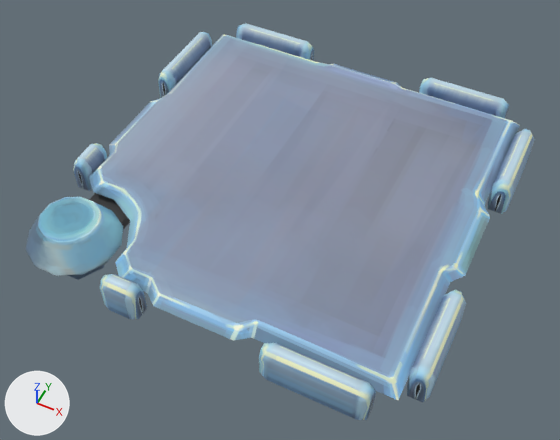
The FBX model Binary Juggle/Assets/KMAssets/Models/Components/Component_PuzzleBackground.fbx: old version first, new version second.
Camera for both pictures: a 50 mm lens placed at (1.16, -2.44, 2.82), pointed at (0.02, -0.16, -0.03). The lights are fixed; the arrows at lower left show +X, +Y and +Z. Where no turn or scale is listed for an object, it has been applied to the vertices.

The older version as bpy lines, for what is in view:
```python
me_mesh = bpy.data.meshes.new('Mesh')
me_mesh.from_pydata(...)  # 333 vertices, 269 faces; spans x -1.0..1.0, y -1.0..1.0, z -0.09..0.2
me_mesh.materials.append(mat_component_puzzleback_mat)  # picture img_component_puzzlebackground_psd
ob_component_puzzlebackground = bpy.data.objects.new('Component_PuzzleBackground', me_mesh)
ob_component_puzzlebackground.location = (0.0, 0.0, 0.0)
```
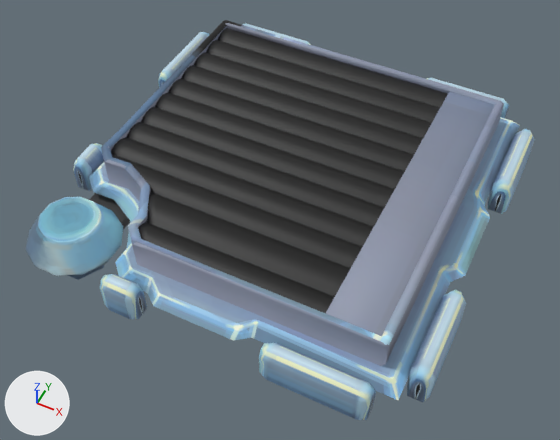
Changed parts and their boxes [x1, y1, x2, y2] in the pictures (560 x 440 px):
'Curtain', added: after [111, 28, 448, 313]
'Box', added: after [101, 20, 504, 366]
'Component_PuzzleBackground', unchanged, covered by the edit: [25, 23, 535, 420] in both

The change, as a diff of the scene's bpy script:
```diff
--- a/Binary Juggle/Assets/KMAssets/Models/Components/Component_PuzzleBackground.fbx.py
+++ b/Binary Juggle/Assets/KMAssets/Models/Components/Component_PuzzleBackground.fbx.py
@@ me_mesh_002 @@
+me_mesh_002.from_pydata(...)  # 255 vertices, 261 faces; spans x -0.83..0.8, y -0.82..0.8, z 0.14..0.3
+me_mesh_002.materials.append(mat_component_puzzleback_mat)  # picture img_component_puzzlebackground_psd
@@ me_mesh_001 @@
+me_mesh_001.from_pydata(...)  # 2728 vertices, 2726 faces; spans x -0.8..0.78, y -0.79..0.78, z 0.25..0.28
+me_mesh_001.materials.append(mat_component_puzzleback_mat)  # picture img_component_puzzlebackground_psd
@@ ob_box @@
+ob_box = bpy.data.objects.new('Box', me_mesh_002)
+ob_box.location = (0.0, 0.0, 0.0)
@@ ob_curtain @@
+ob_curtain = bpy.data.objects.new('Curtain', me_mesh_001)
+ob_curtain.location = (0.0, 0.0, 0.0)
```
